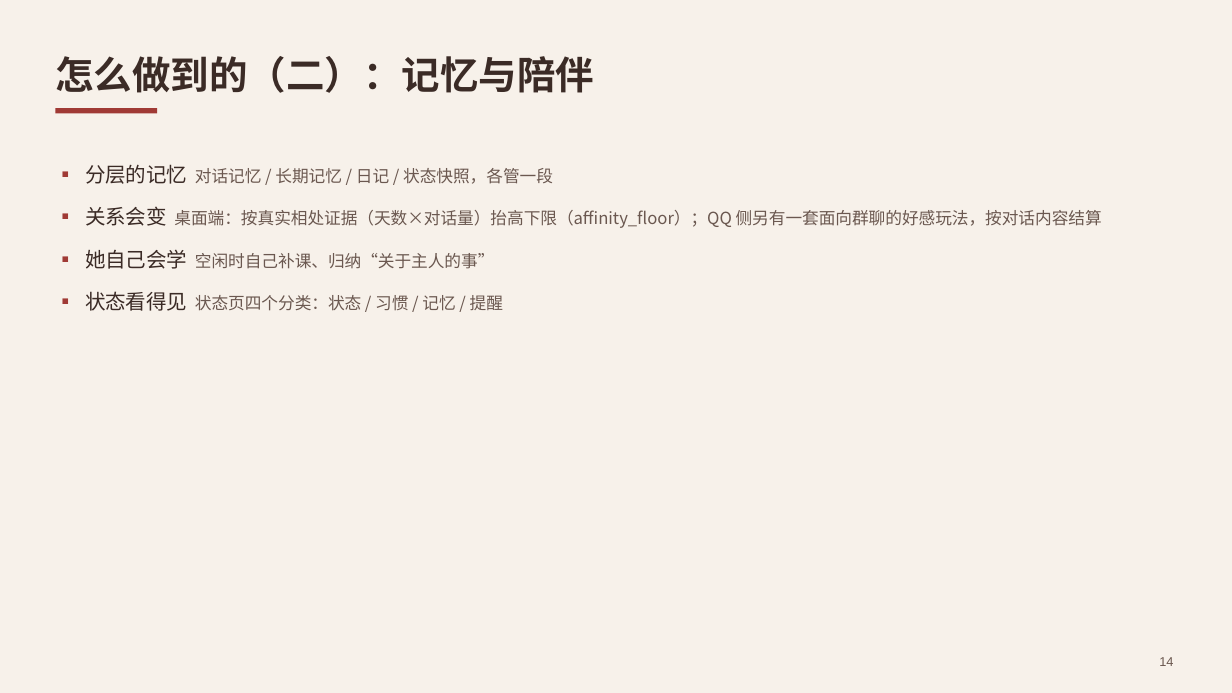
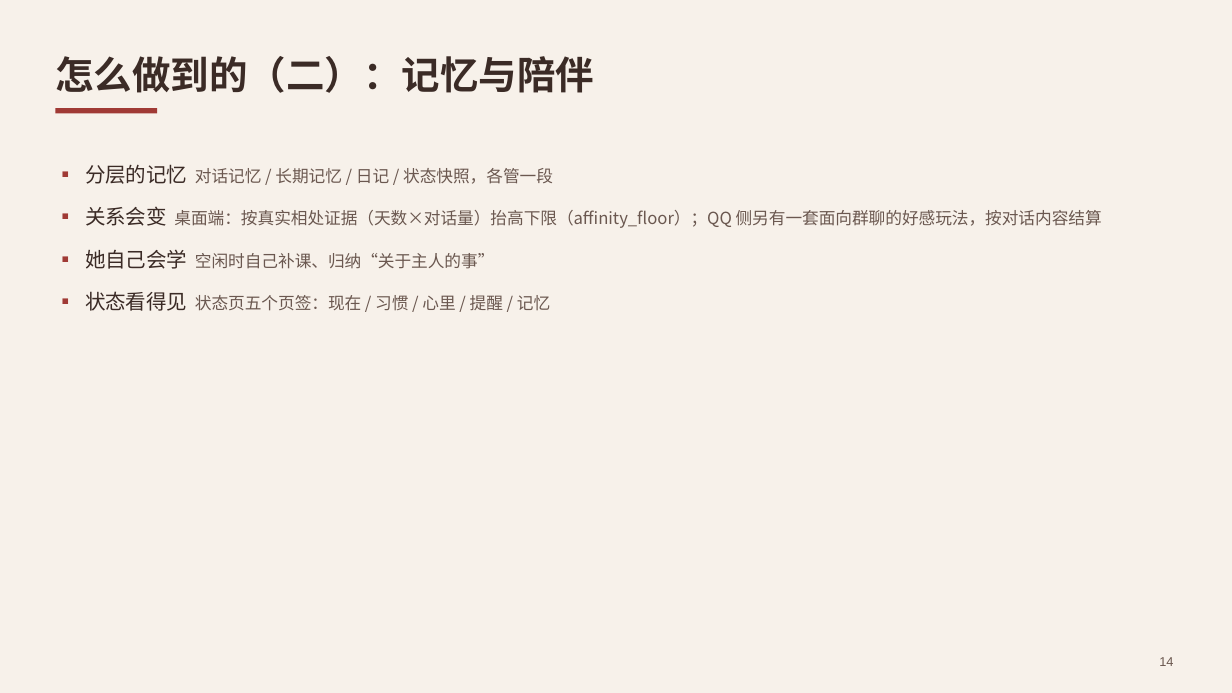
Before and after one commit to sensei142563/AIpet-Murasame, a slide deck: slide 14 of dev/ppt/out/Deck.pptx. Drawn at 1232x693 pixels with LibreOffice and Linux fonts; fonts in the diff are those of the drawing. Boxes give left, top, right and bottom in pixels: in the first picture for what was removed or moved away, otherwise in the second. Text is boxed around its words. In the diff, an @@ line names an element or a change of style, - is before the commit and + after.

```diff
--- a/dev/ppt/out/Deck.pptx
+++ b/dev/ppt/out/Deck.pptx
@@ text at <box>85,291,550,311</box>: text changed @@
-▪ 状态看得见 状态页四个分类：状态 / 习惯 / 记忆 / 提醒
+▪ 状态看得见 状态页五个页签：现在 / 习惯 / 心里 / 提醒 / 记忆
```
Also in this commit, not shown: 4 other files.
